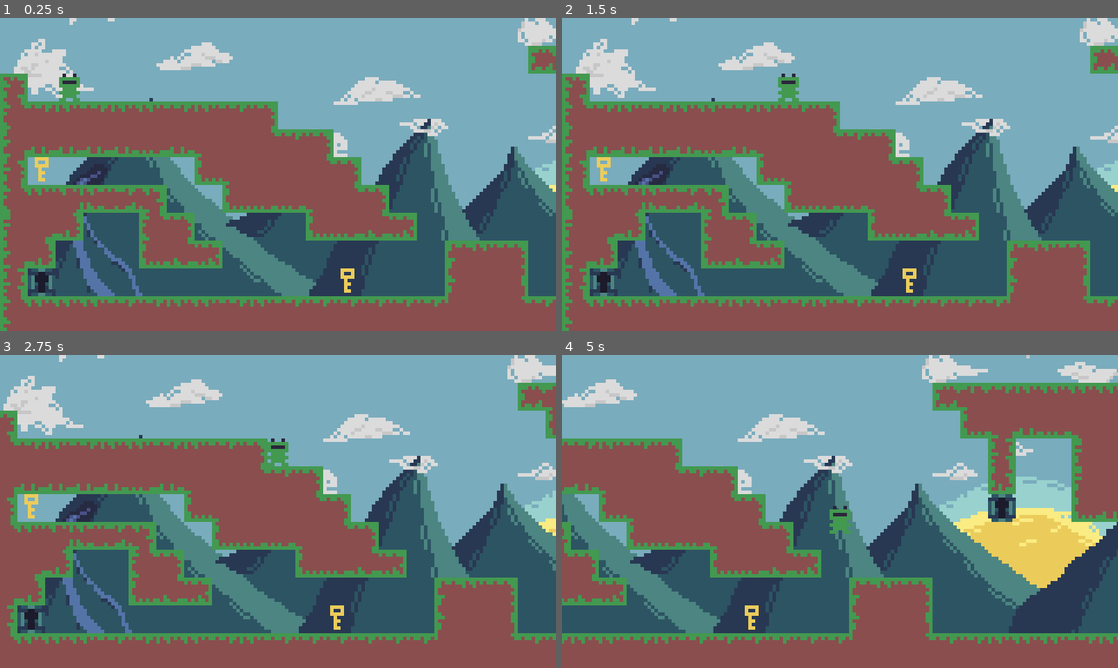
Above: before the commit, frames 1-4 (two rows, left to right).
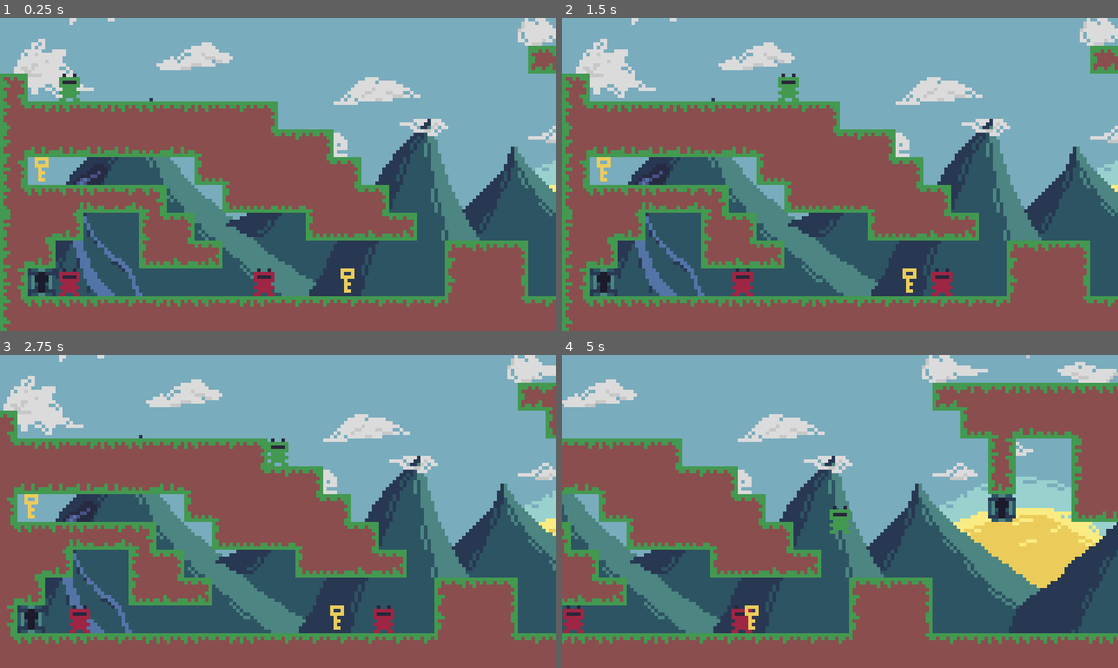
Above: after the commit, the same moments.

Repository: 0megq/frog_game
Game: Godot game, scene res://Scenes/Levels/Level_3.tscn
Two runs of this game, one before a commit and one after it. Both use one fixed random seed, a clock stepped at 60 frames per second and the inputs below. This scene is started directly instead of the project's main scene.
Inputs:
- Up to frame 1 (0.25 s): no input
- Up to frame 2 (1.5 s): tap Enter at 0.5 s; hold D (right) from 0.53 s (still down); tap Space (interact) at 0.6, 1.35 s; tap W (jump) at 0.77 s
- Up to frame 3 (2.75 s): tap W (jump) at 1.52 s; release D (right) at 2.03 s; hold A (left) from 2.03 s (still down); tap Space (interact) at 2.1 s
- Up to frame 4 (5 s): release A (left) at 2.78 s; hold D (right) 2.78-4.28 s; tap Space (interact) at 2.85, 3.6, 4.35 s; tap W (jump) at 3.02, 3.77, 4.52 s; hold A (left) from 4.28 s (still down)

The runs differ from the first frame. In frame 1, 0.5% of the frame differs, in the area x 10-50%, y 80-89%; in frame 2, 0.5%; in frame 3, 0.5%, in the area x 12-71%, y 80-89%; in frame 4, 0.5%.

Commit message:
Fixed issue with red frog texture

Diff:
--- a/Art/RedFrog.tres
+++ b/Art/RedFrog.tres
@@ -1,6 +1,6 @@
 [gd_resource type="AtlasTexture" load_steps=2 format=2]
 
-[ext_resource path="res://Art/FlyingRedFrog.tres" type="Texture" id=1]
+[ext_resource path="res://Art/SpriteSheet.png" type="Texture" id=1]
 
 [resource]
 atlas = ExtResource( 1 )
--- a/Scenes/Levels/Level_1.tscn
+++ b/Scenes/Levels/Level_1.tscn
@@ -1,9 +1,5 @@
-[gd_scene load_steps=6 format=2]
+[gd_scene load_steps=2 format=2]
 
-[ext_resource path="res://Scenes/Crate.tscn" type="PackedScene" id=1]
-[ext_resource path="res://Scenes/Key.tscn" type="PackedScene" id=2]
-[ext_resource path="res://Scenes/LockedCrate.tscn" type="PackedScene" id=3]
-[ext_resource path="res://Scenes/Door.tscn" type="PackedScene" id=4]
 [ext_resource path="res://Scenes/Levels/Main.tscn" type="PackedScene" id=5]
 
 [node name="Main" instance=ExtResource( 5 )]
@@ -14,9 +10,3 @@
 
 [node name="TileMap" parent="." index="2"]
 tile_data = PoolIntArray( 262174, 1, 0, 327706, 3, 0, 327707, 3, 131076, 327708, 3, 1, 327709, 3, 131076, 327710, 3, 13 …(3603 unchanged characters)…
-TILE_SCENES = {
-0: ExtResource( 1 ),
-1: ExtResource( 4 ),
-2: ExtResource( 3 ),
-4: ExtResource( 2 )
-}
--- a/Scenes/Levels/Level_3.tscn
+++ b/Scenes/Levels/Level_3.tscn
@@ -1,11 +1,7 @@
-[gd_scene load_steps=7 format=2]
+[gd_scene load_steps=3 format=2]
 
 [ext_resource path="res://Scenes/Levels/Main.tscn" type="PackedScene" id=1]
 [ext_resource path="res://Scenes/RedFrog.tscn" type="PackedScene" id=2]
-[ext_resource path="res://Scenes/Door.tscn" type="PackedScene" id=3]
-[ext_resource path="res://Scenes/LockedCrate.tscn" type="PackedScene" id=4]
-[ext_resource path="res://Scenes/Crate.tscn" type="PackedScene" id=5]
-[ext_resource path="res://Scenes/Key.tscn" type="PackedScene" id=6]
 
 [node name="Main" instance=ExtResource( 1 )]
 
@@ -40,9 +36,3 @@
 
 [node name="TileMap" parent="." index="5"]
 tile_data = PoolIntArray( -65506, 3, 0, -65505, 3, 1, -65504, 3, 1, -65503, 3, 131076, -65502, 3, 131076, -65501, 3, 13 …(5285 unchanged characters)…
-TILE_SCENES = {
-0: ExtResource( 5 ),
-1: ExtResource( 3 ),
-2: ExtResource( 4 ),
-4: ExtResource( 6 )
-}
